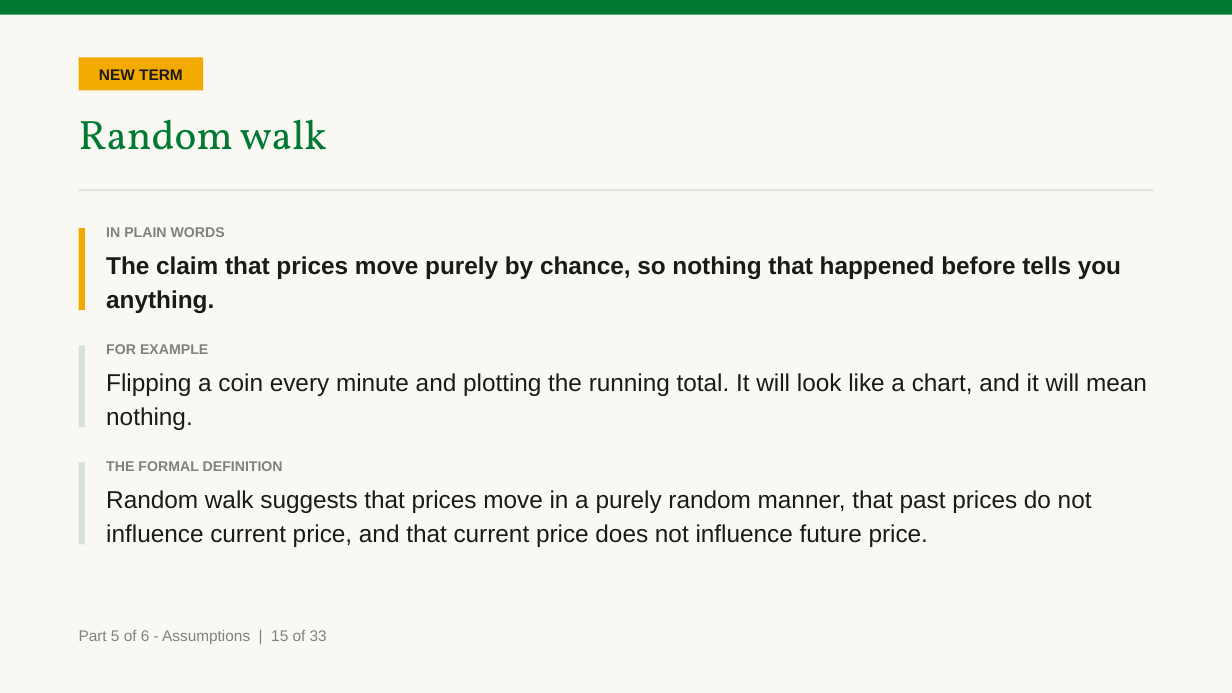
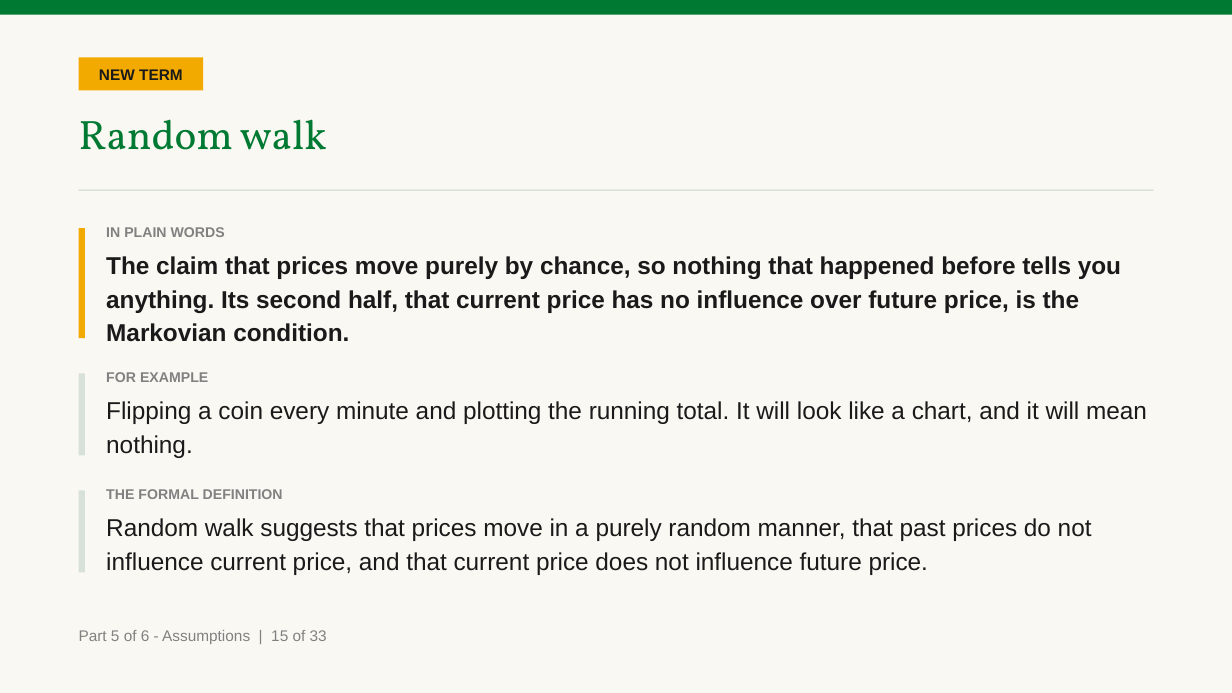
Before and after one commit to benjiesotelo-sudo/Telos_FIN1209, a slide deck: slide 177 of chapter-01/FIN1209-Chapter-01.pptx. Drawn at 1232x693 pixels with LibreOffice and Linux fonts; fonts in the diff are those of the drawing. Boxes give left, top, right and bottom in pixels: in the first picture for what was removed or moved away, otherwise in the second. Text is boxed around its words. In the diff, an @@ line names an element or a change of style, - is before the commit and + after.

```diff
--- a/chapter-01/FIN1209-Chapter-01.pptx
+++ b/chapter-01/FIN1209-Chapter-01.pptx
@@ rectangle resized from (x1=79, y1=228, x2=85, y2=311) to (x1=79, y1=228, x2=85, y2=338) @@
@@ text at (x1=106, y1=256, x2=1121, y2=342): text changed @@
-The claim that prices move purely by chance, so nothing that happened before tells you anything.
+The claim that prices move purely by chance, so nothing that happened before tells you anything. Its second half, that current price has no influence over future price, is the Markovian condition.
@@ rectangle moved from (x1=79, y1=346, x2=85, y2=428) to (x1=79, y1=373, x2=85, y2=456) @@
@@ 2 texts, 1 rectangle moved together from (x1=79, y1=344, x2=1147, y2=547) to (x1=79, y1=372, x2=1147, y2=575) @@
```
Also in this commit, not shown: 10 other files.
